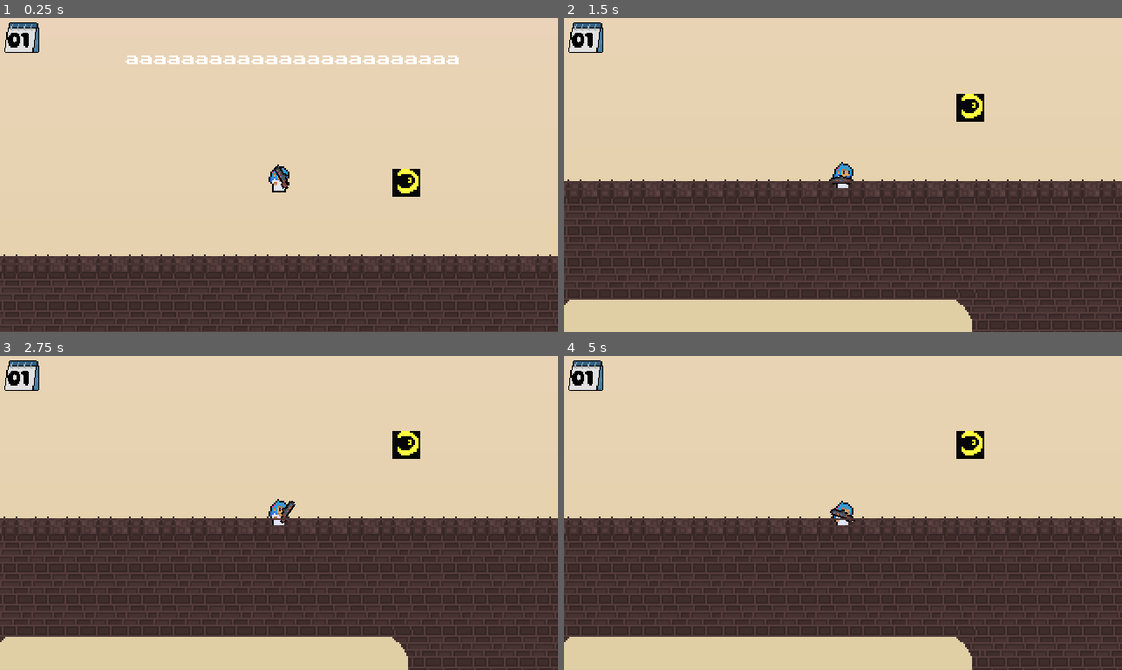
Above: before the commit, frames 1-4 (two rows, left to right).
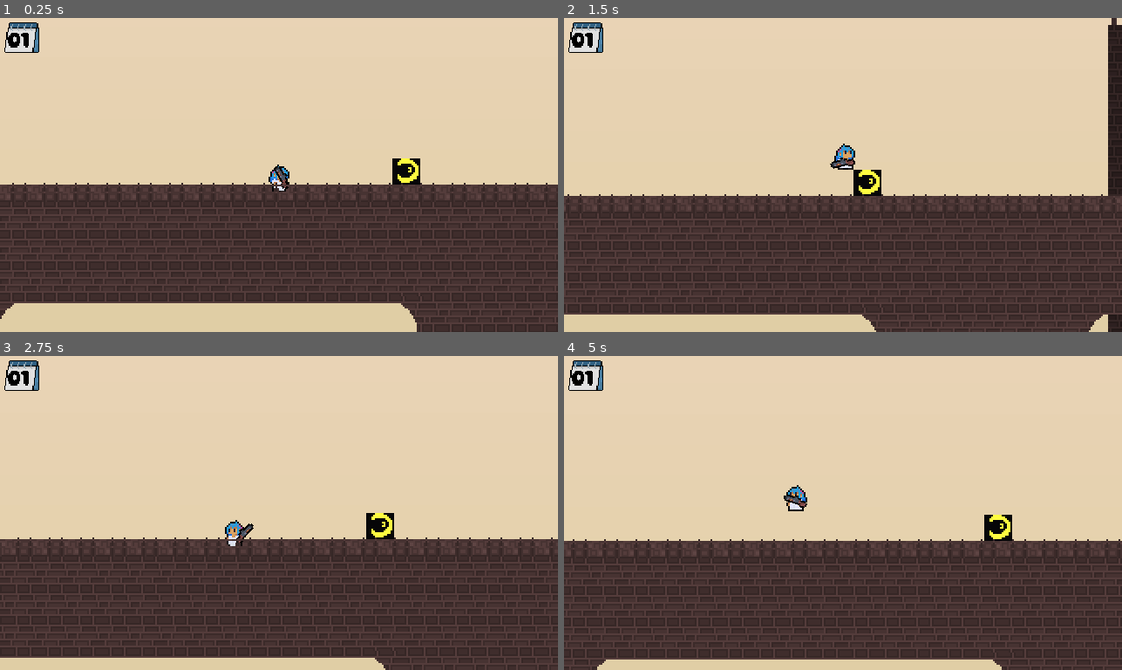
Above: after the commit, the same moments.

Repository: psychologicaljourney/jamsepticeye
Game: Godot game, scene res://scene/main.tscn
Two runs of this game, one before a commit and one after it. Both use one fixed random seed, a clock stepped at 60 frames per second and the inputs below.
Inputs (mouse positions are in pixels of both pictures, inside the frame that each line leads up to):
- Up to frame 1 (0.25 s): no input
- Up to frame 2 (1.5 s): move the mouse to (965, 159) at 0.52 s; hold D (right) from 0.53 s (still down); tap Shift (dash) at 0.6 s; tap W (jump) at 0.77, 0.8, 1.07, 1.35 s; move the mouse to (731, 190) at 1.27 s
- Up to frame 3 (2.75 s): tap W (jump) at 1.52, 1.82, 2.3 s; tap Shift (dash) at 1.55, 2.1 s; move the mouse to (334, 443) at 2.02 s; release D (right) at 2.03 s; hold A (left) from 2.03 s (still down)
- Up to frame 4 (5 s): move the mouse to (815, 575) at 2.77 s; release A (left) at 2.78 s; hold D (right) 2.78-4.28 s; click (815, 575) at 2.85 s; tap W (jump) at 3.02, 3.32, 3.77, 3.8, 4.07, 4.35, 4.52, 4.82 s; tap Shift (dash) at 3.05, 3.6, 4.55 s; move the mouse to (1010, 560) at 3.52 s; move the mouse to (675, 465) at 4.27 s; hold A (left) from 4.28 s (still down)

The runs differ from the first frame. In frame 1, 35% of the frame differs, in the area x 0-100%, y 11-100%; in frame 2, 18%; in frame 3, 16%; in frame 4, 22%.

Commit message:
Fix movement
Why did you even do that though

Diff:
--- a/scene/main.tscn
+++ b/scene/main.tscn
@@ -92,7 +92,7 @@
 tile_set = SubResource("TileSet_wp4xf")
 
 [node name="Player" parent="." instance=ExtResource("2_v0l8b")]
-position = Vector2(154, 626)
+position = Vector2(149, 667)
 
 [node name="Label" type="Label" parent="."]
 offset_left = 66.0
@@ -104,7 +104,7 @@
 text = "aaaaaaaaaaaaaaaaaaaaaaaa"
 
 [node name="EnemyPlaceholder" parent="." instance=ExtResource("4_brvut")]
-position = Vector2(227, 632)
+position = Vector2(222, 667)
 
 [node name="BG" type="Sprite2D" parent="."]
 z_index = -100
--- a/script/states/player/PlayerTalk.gd
+++ b/script/states/player/PlayerTalk.gd
@@ -1,28 +1,5 @@
-class_name PlayerWalk
+class_name PlayerTalk
 extends State
 
 
 @export var player: Player
-var DashCooldown
-func enter():
-	player.sprite.play("walk")
-
-func physics_update(_delta: float):
-
-	var direction := Input.get_axis("left", "right")
-	if direction:
-		player.velocity.x = direction * player.speed
-	else:
-		player.velocity.x = move_toward(player.velocity.x, 0, player.speed)
-		player.state_machine.change_state("Idle")
-
-func input(_event):
-	if Input.is_action_just_pressed("jump"):
-		player.state_machine.change_state("Jump")
-	if Input.is_action_just_pressed("dash"):
-		if not DashCooldown:
-			player.state_machine.change_state("Dash")
-			DashCooldown = true
-			$"../Dash/DashCooldown".start()
-func DashCooldownOut():
-	DashCooldown = false
--- a/script/states/player/PlayerWalk.gd
+++ b/script/states/player/PlayerWalk.gd
@@ -1,6 +1,28 @@
-class_name PlayerTalk
+class_name PlayerWalk
 extends State
 
 
 @export var player: Player
 var DashCooldown
+func enter():
+	player.sprite.play("walk")
+
+func physics_update(_delta: float):
+
+	var direction := Input.get_axis("left", "right")
+	if direction:
+		player.velocity.x = direction * player.speed
+	else:
+		player.velocity.x = move_toward(player.velocity.x, 0, player.speed)
+		player.state_machine.change_state("Idle")
+
+func input(_event):
+	if Input.is_action_just_pressed("jump"):
+		player.state_machine.change_state("Jump")
+	if Input.is_action_just_pressed("dash"):
+		if not DashCooldown:
+			player.state_machine.change_state("Dash")
+			DashCooldown = true
+			$"../Dash/DashCooldown".start()
+func DashCooldownOut():
+	DashCooldown = false
Not shown: 1 places in scene/main.tscn that only renumber resources
